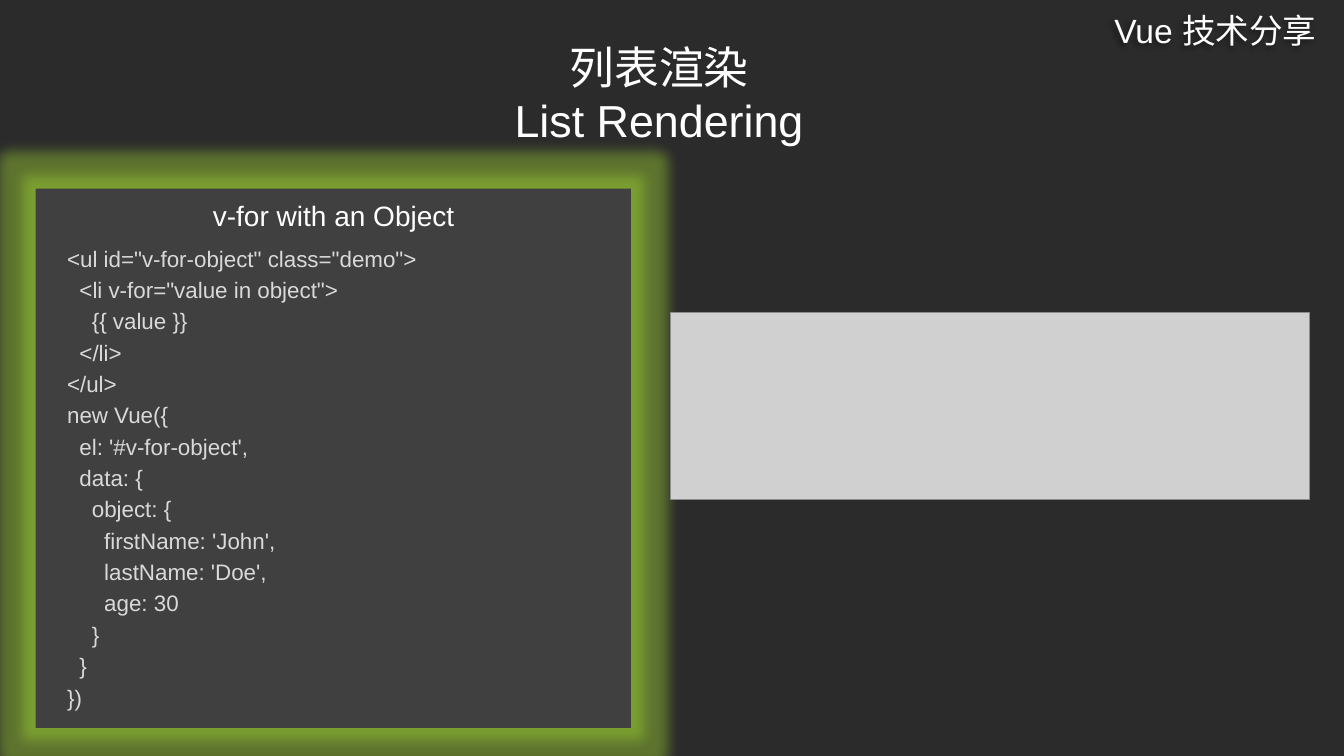
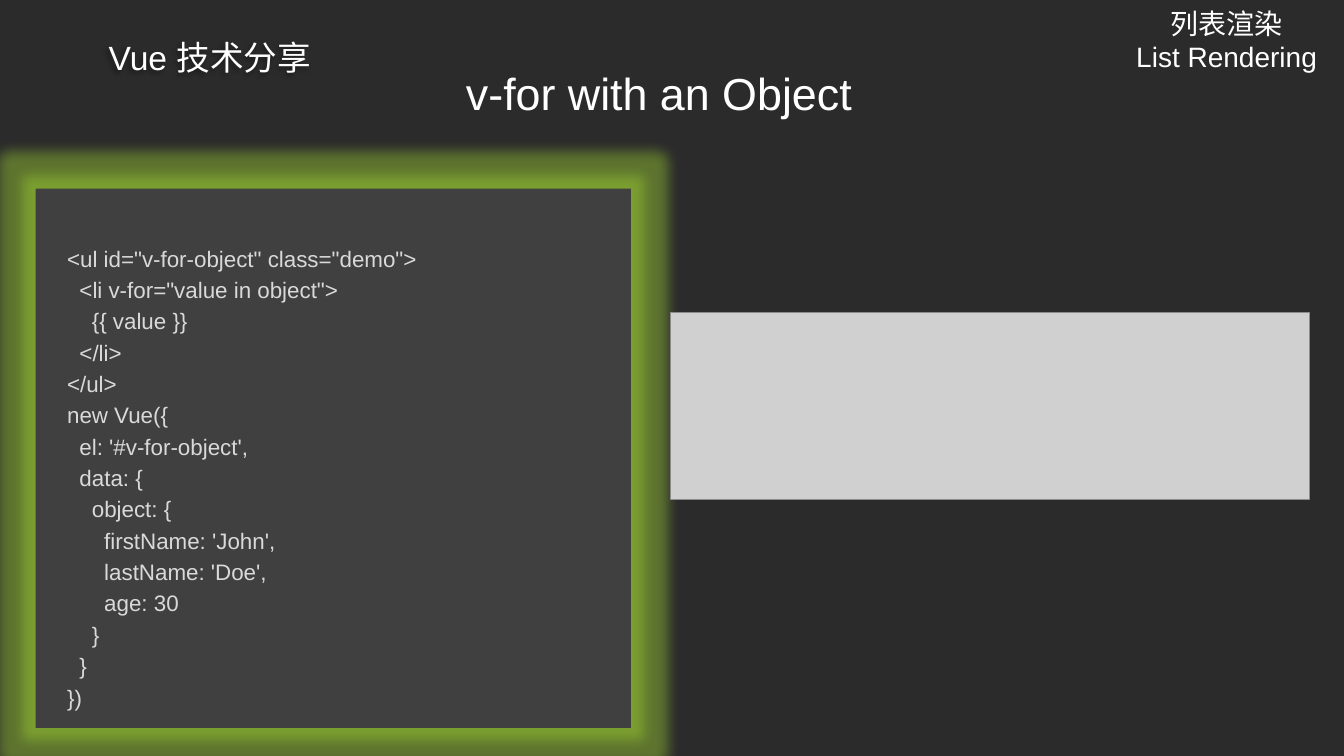
Before and after one commit to ldjdd/traing-library, a slide deck: slide 39 of vue/演示文稿.pptx. Drawn at 1344x756 pixels with LibreOffice and Linux fonts; fonts in the diff are those of the drawing; grey boxes stand for pictures; background and template pictures are left out; a plain dark background stands for a picture behind light text. Boxes give left, top, right and bottom in pixels: in the first picture for what was removed or moved away, otherwise in the second. Text is boxed around its words. In the diff, an @@ line names an element or a change of style, - is before the commit and + after.

```diff
--- a/vue/演示文稿.pptx
+++ b/vue/演示文稿.pptx
@@ text added at (1136,10,1317,72), 20 pt, text #FFFFFF @@
+列表渲染
+List Rendering
@@ text "Vue 技术分享": place and size @@
-text "Vue 技术分享" at (1114,14,1316,46)
+text "Vue 技术分享" at (109,41,310,73)
@@ title at (466,77,851,119): text changed @@
-列表渲染
-List Rendering
+v-for with an Object
@@ text removed at (213,205,454,231) @@
-v-for with an Object
```
Also in this commit, not shown: 41 other slides changed, 3 slides added.
